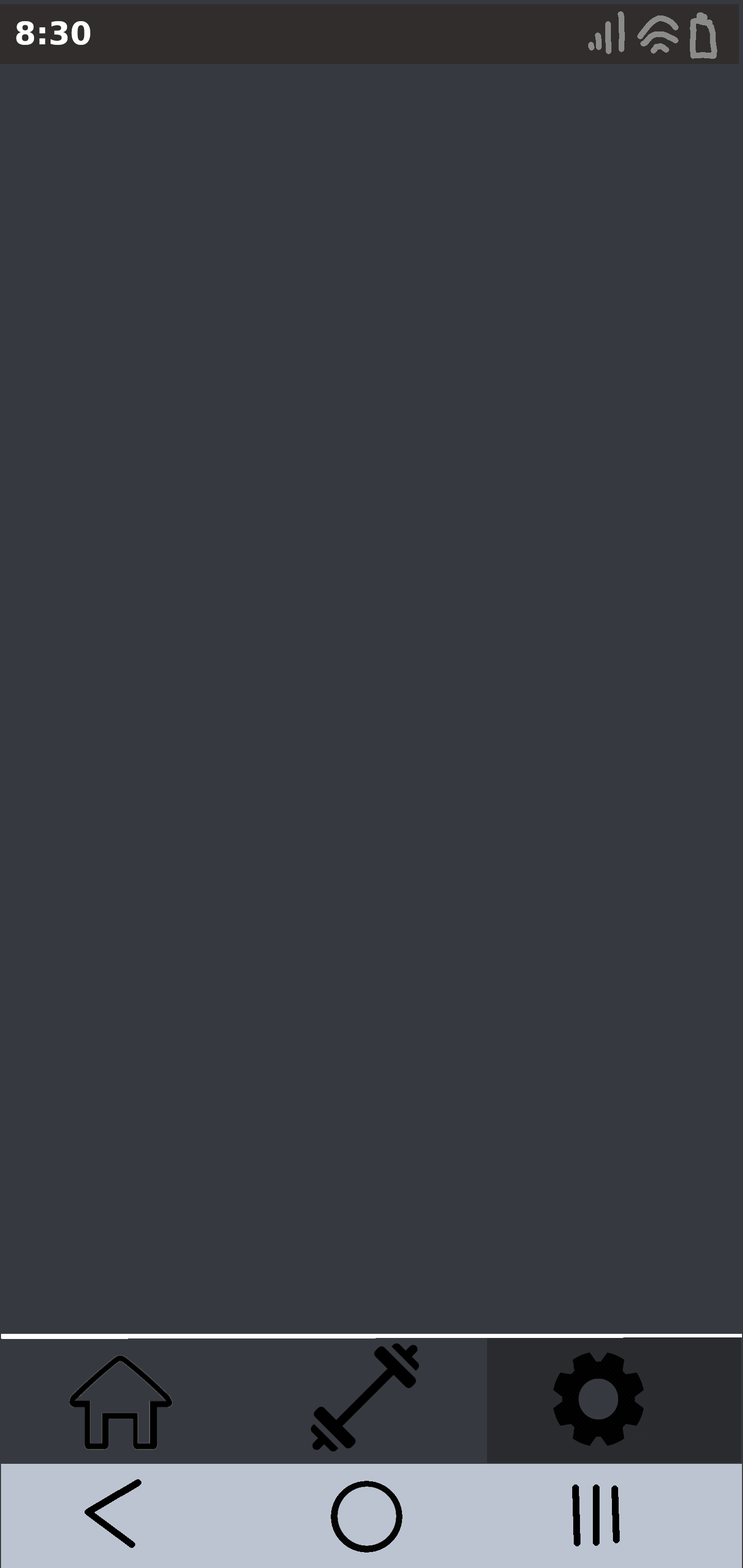
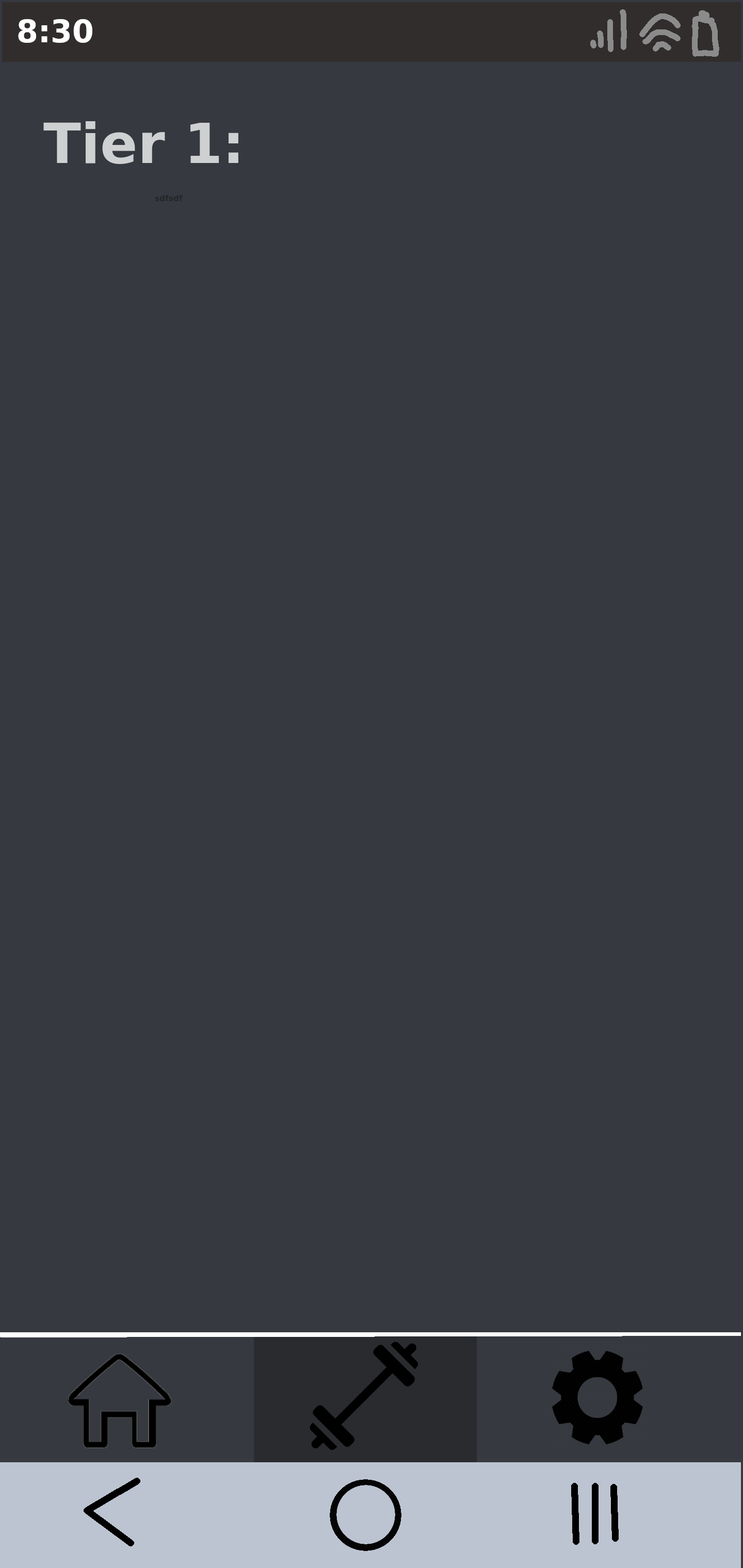
The second 743px x 1568px image is a revision of the first. Changes to its layers:
added layer "sdfsdf" above "Tier 1:" over [154, 194, 183, 202]
added layer "Tier 1:" above "Home Page" over [43, 121, 239, 165]
showed "Workout Tab 1" over [0, 2, 742, 1568]
showed "Workout Tab 2" over [0, 2, 742, 1568]
showed "Workout Tab 3" over [0, 2, 742, 1568]
